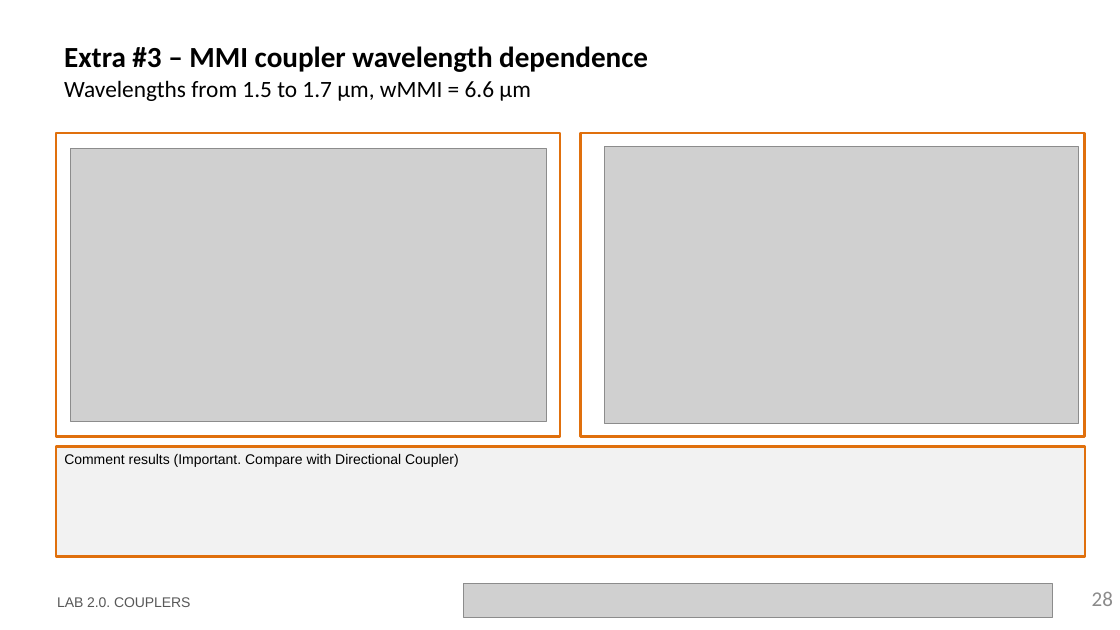
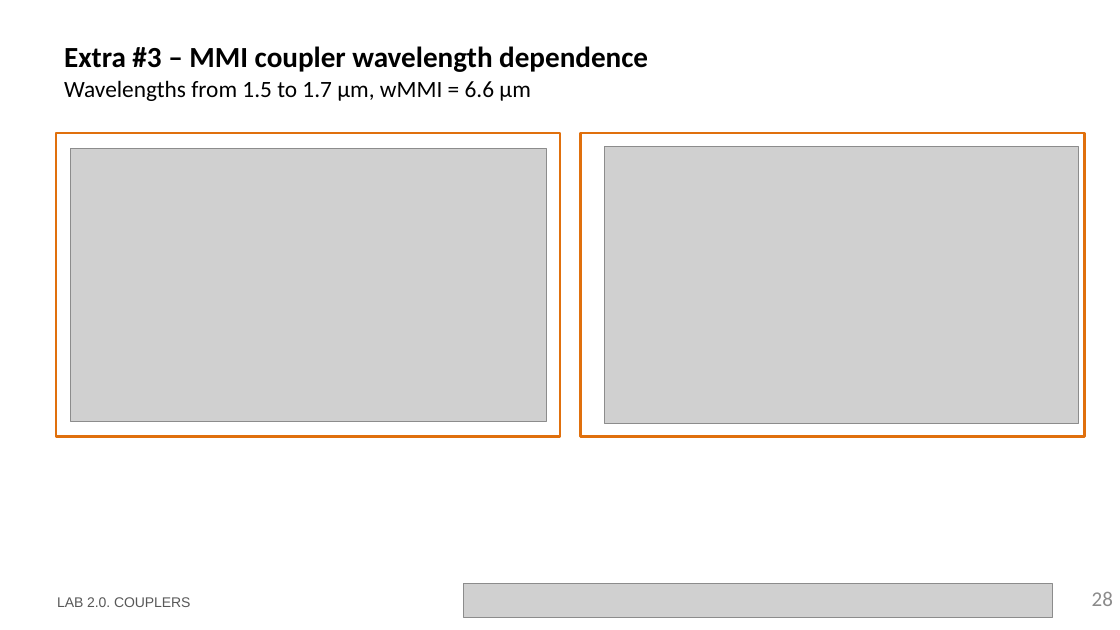
Before and after one commit to ltorjua/cifoin-lab2, a slide deck: slide 28 of LabBook_20.pptx. Drawn at 1120x630 pixels with LibreOffice and Linux fonts; fonts in the diff are those of the drawing; grey boxes stand for pictures; background and template pictures are left out. Boxes give left, top, right and bottom in pixels: in the first picture for what was removed or moved away, otherwise in the second. Text is boxed around its words. In the diff, an @@ line names an element or a change of style, - is before the commit and + after.

Commit message:
todos los extras

```diff
--- a/LabBook_20.pptx
+++ b/LabBook_20.pptx
@@ rectangle removed at [56,447,1086,557] @@
-Comment results (Important. Compare with Directional Coupler)
```
Also in this commit, not shown: 1 other slide changed, 2 slides added, 1 other file.
